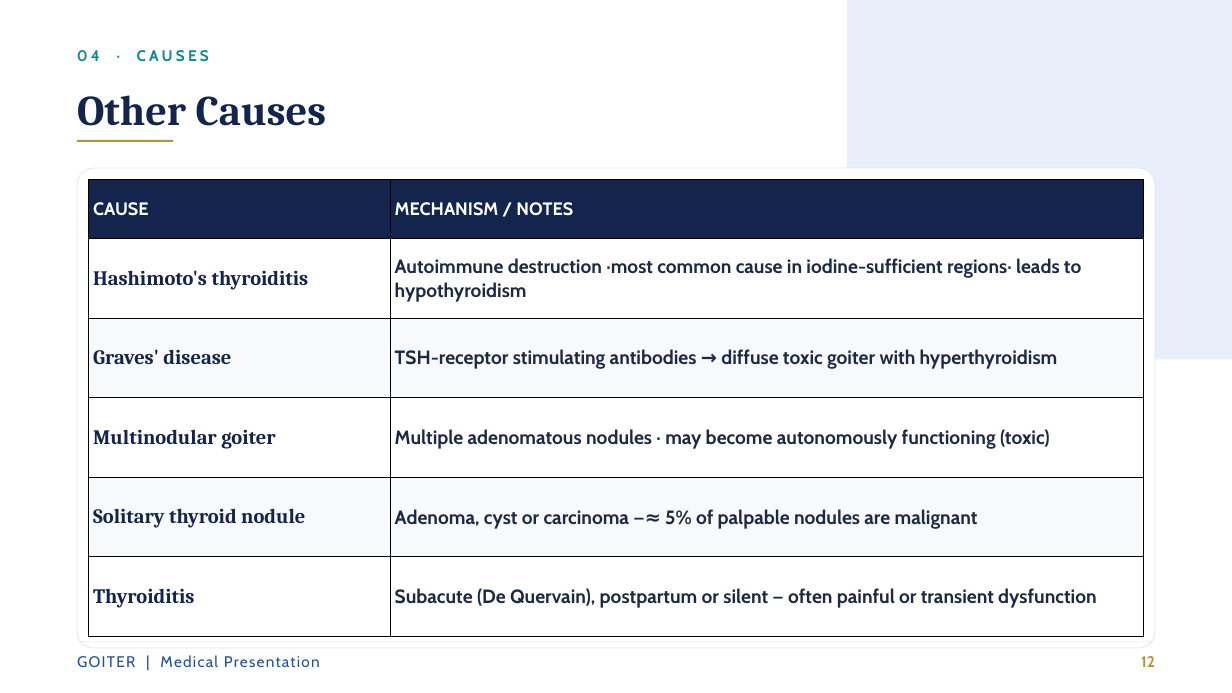
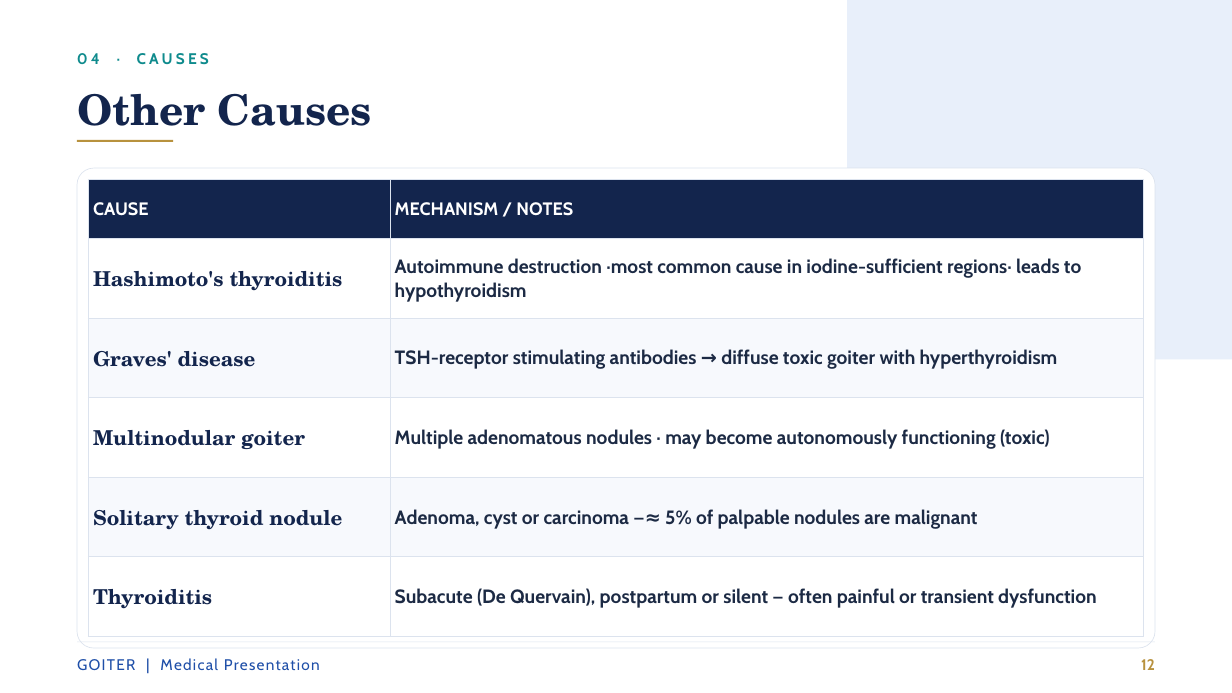
Before and after one commit to amrkarm548-ops/DSLIDES, a slide deck: slide 12 of Goiter_Presentation.pptx. Drawn at 1232x693 pixels with LibreOffice and Linux fonts; fonts in the diff are those of the drawing. Boxes give left, top, right and bottom in pixels: in the first picture for what was removed or moved away, otherwise in the second. Text is boxed around its words. In the diff, an @@ line names an element or a change of style, - is before the commit and + after.

Commit message:
Quality pass: Windows-native fonts (Georgia/Segoe UI), real gradient fills, run highlights, pill separators, light table borders

```diff
--- a/Goiter_Presentation.pptx
+++ b/Goiter_Presentation.pptx
@@ text "Other Causes" at [77, 93, 372, 126]: font Cambria to TeX Gyre Schola @@
@@ table at [89, 179, 1143, 636] @@
@@ highlight none to #13254D in "CAUSE", "MECHANISM / NOTES" @@
@@ font Cambria to TeX Gyre Schola in "Hashimoto's thyroiditis", "Graves' disease", "Multinodular goiter", "Solitary thyroid nodule" and 1 more places @@
@@ highlight none to #FFFFFF in "Hashimoto's thyroiditis", "Autoimmune destruction ·most common cause in iodine-sufficie ...", "Multinodular goiter", "Multiple adenomatous nodules · may become autonomously ..." and 2 more places @@
@@ highlight none to #F7F9FD in "Graves' disease", "TSH-receptor stimulating antibodies → diffuse toxic goiter ...", "Solitary thyroid nodule", "Adenoma, cyst or carcinoma —≈ 5% of ..." @@
@@ borders changed @@
@@ line spacing 1 to 1.18 in 3 elements at [77, 53, 209, 65], [77, 658, 320, 670], [1141, 659, 1155, 670] @@
```
Also in this commit, not shown: 40 other slides changed.
